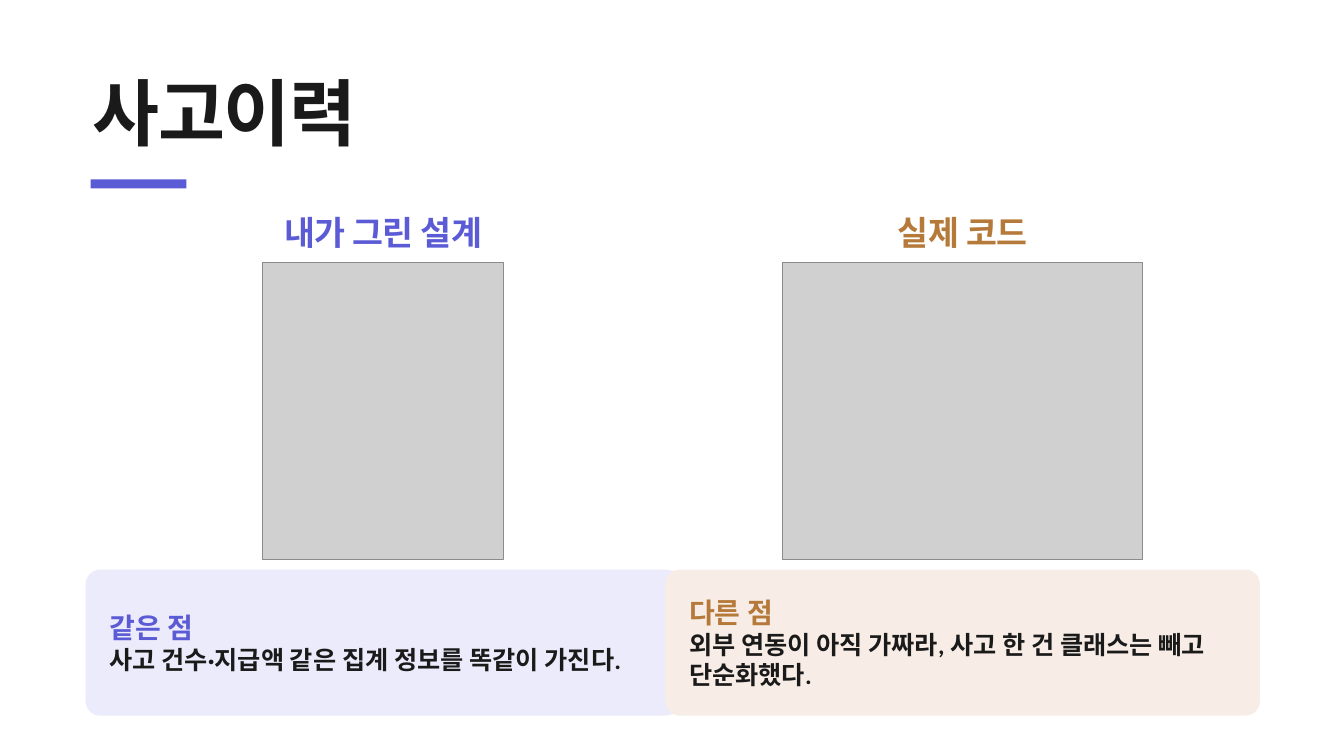
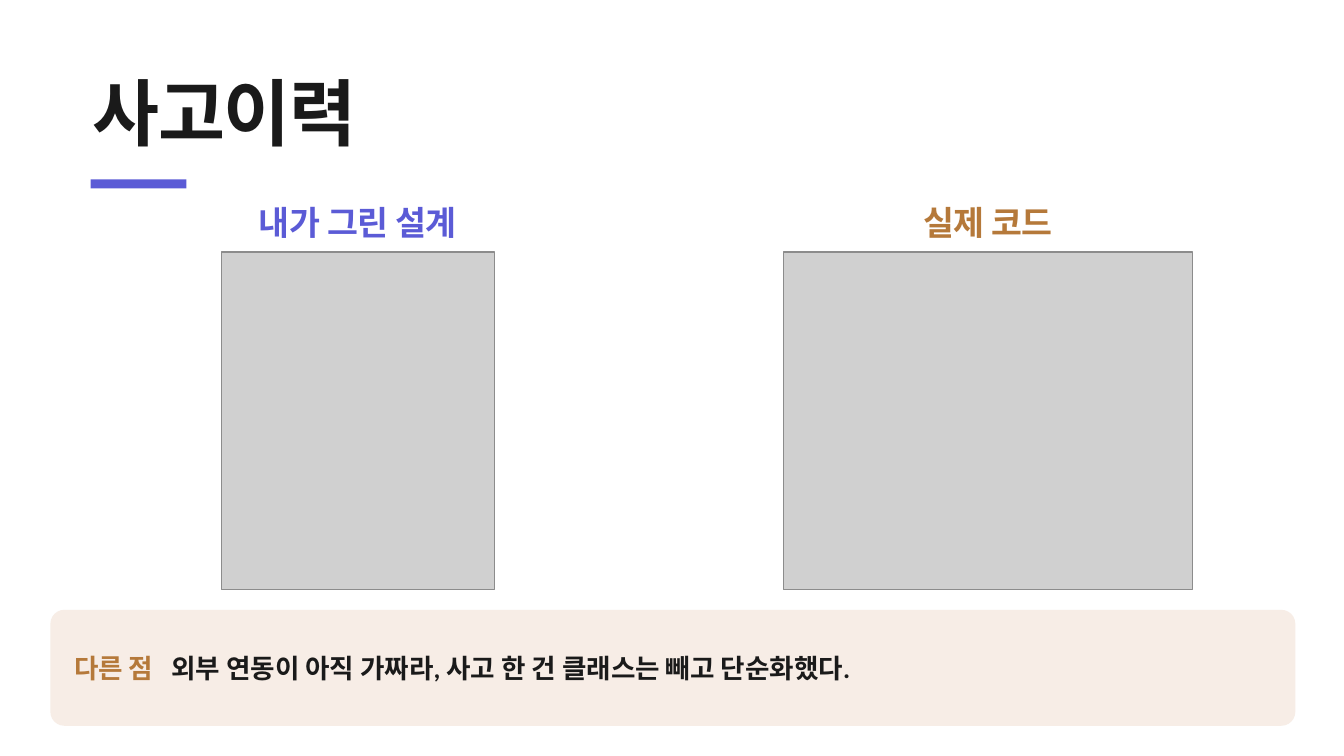
Before and after one commit to heyoonyoon/distributed-programming, a slide deck: slide 16 of docs/presentation/보험발표-figma.pptx. Drawn at 1344x756 pixels with LibreOffice and Linux fonts; fonts in the diff are those of the drawing; grey boxes stand for pictures. Boxes give left, top, right and bottom in pixels: in the first picture for what was removed or moved away, otherwise in the second. Text is boxed around its words. In the diff, an @@ line names an element or a change of style, - is before the commit and + after.

```diff
--- a/docs/presentation/보험발표-figma.pptx
+++ b/docs/presentation/보험발표-figma.pptx
@@ text "내가 그린 설계": place and size @@
-text "내가 그린 설계" at [284, 217, 482, 248]
+text "내가 그린 설계" at [259, 207, 456, 238]
@@ text "실제 코드": place and size @@
-text "실제 코드" at [898, 217, 1027, 248]
+text "실제 코드" at [923, 207, 1052, 238]
@@ picture: place and size @@
-picture at [263, 262, 504, 560]
+picture at [221, 252, 494, 590]
@@ picture: place and size @@
-picture at [782, 262, 1143, 560]
+picture at [783, 252, 1193, 590]
@@ rounded rectangle removed at [86, 570, 681, 716] @@
-같은 점
-사고 건수·지급액 같은 집계 정보를 똑같이 가진다.
@@ rounded rectangle "다른 점 외부 연동이 아직 ...": place and size @@
-rounded rectangle "다른 점 외부 연동이 아직 ..." at [665, 570, 1260, 716]
+rounded rectangle "다른 점 외부 연동이 아직 ..." at [50, 610, 1296, 726]
@@ rounded rectangle "다른 점 외부 연동이 아직 ..." at [50, 610, 1296, 726]: proportions changed @@
@@ text in rounded rectangle at [74, 655, 850, 682]: text changed; size 18 to 19 pt @@
-다른 점
-외부 연동이 아직 가짜라, 사고 한 건 클래스는 빼고 단순화했다.
+다른 점 외부 연동이 아직 가짜라, 사고 한 건 클래스는 빼고 단순화했다.
```
Also in this commit, not shown: 5 other slides changed, 3 other files.
